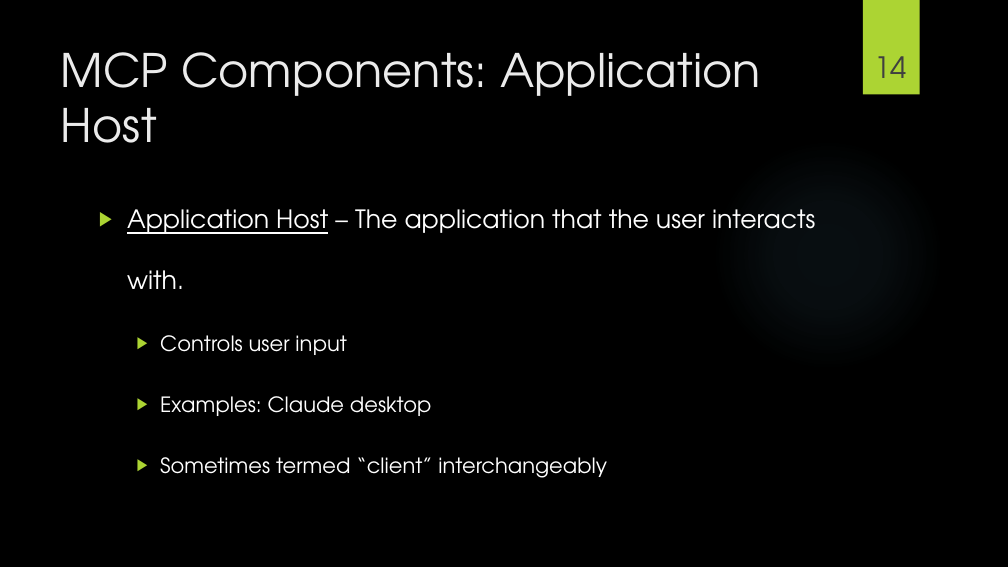
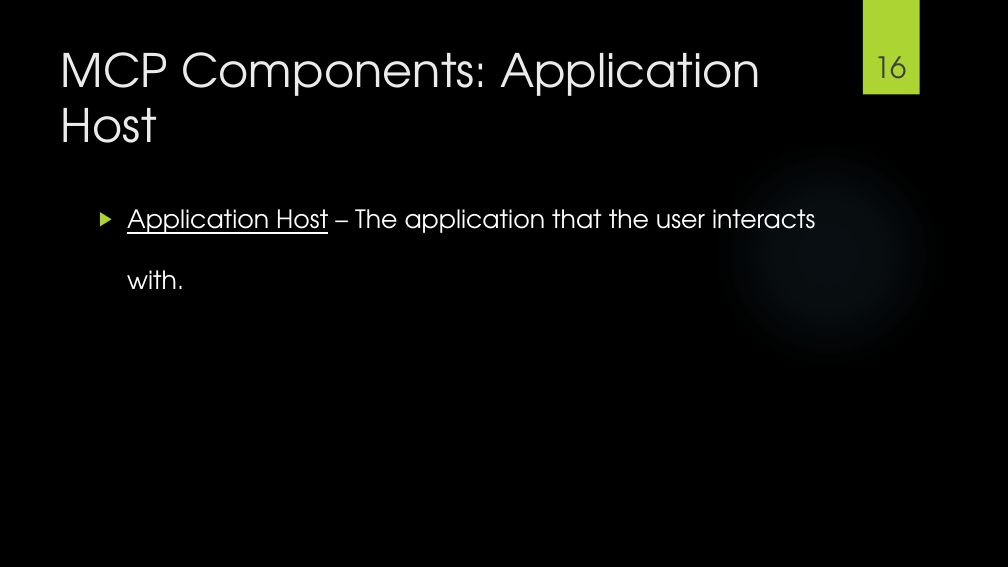
Before and after one commit to frank113/mcp_nycr_demo, a slide deck: slide 16 of slides/mcp_slides.pptx (slide 14 before the commit). Drawn at 1008x567 pixels with LibreOffice and Linux fonts; fonts in the diff are those of the drawing; background and template pictures are left out. Boxes give left, top, right and bottom in pixels: in the first picture for what was removed or moved away, otherwise in the second. Text is boxed around its words. In the diff, an @@ line names an element or a change of style, - is before the commit and + after.

```diff
--- a/slides/mcp_slides.pptx
+++ b/slides/mcp_slides.pptx
@@ page number at (874, 56, 907, 79): text changed @@
-14
+16
@@ text at (160, 335, 607, 478): paragraphs removed @@
-  ▶ Controls user input
-  ▶ Examples: Claude desktop
-  ▶ Sometimes termed “client” interchangeably
```
Also in this commit, not shown: 6 other slides changed, 5 slides added, 2 other files.
